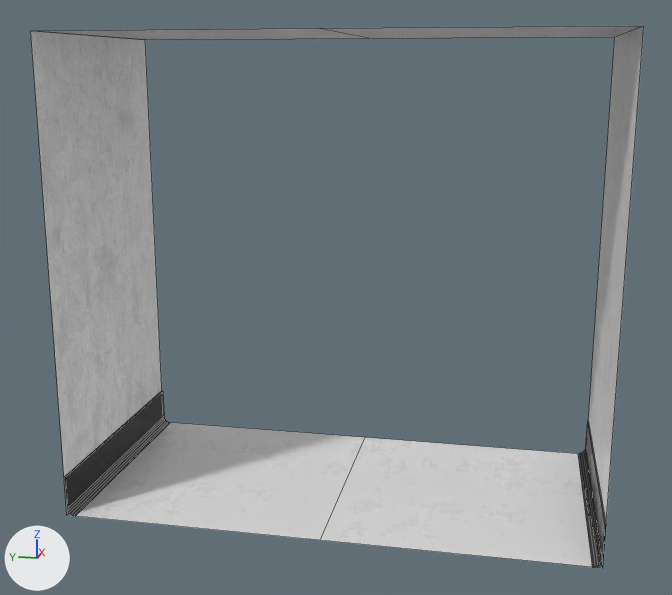
An edit to the Blender file Assets/Models/Modular Metric/Blender/Walls Template.blend, drawn before and after from the same camera.
One viewpoint serves both versions: a 50 mm camera at (-15.16, -8.33, 8.38) aimed at (2.35, -4.83, 4.0). The lights are fixed; the arrows at lower left show +X, +Y and +Z. Mesh edges are drawn as thin lines.

Objects in the first picture: 'Ceiling 5x5.001', 'Ceiling 5x5.002', 'Floor 5x5.001', 'Floor 5x5.002', 'Wall 5x9.001', 'Wall 5x9.002'.
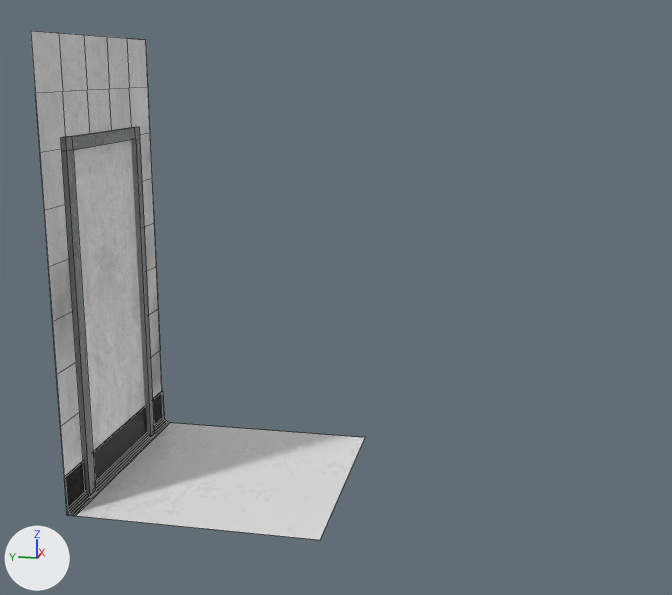
What differs and where, as boxes (x1, y1, x2, y2) in the pictures (672 x 595 px):
'Wall 5x9.001', reshaped: before (31, 31, 170, 516); after (31, 31, 170, 515)
'Floor 5x5.002', deleted: before (320, 437, 603, 568)
'Doorframe3x7.002', added: after (31, 31, 169, 516)
'Wall 5x9.002', deleted: before (578, 26, 644, 567)
'Ceiling 5x5.002', deleted: before (322, 26, 642, 38)
'Ceiling 5x5.001', moved: before (38, 29, 365, 40); after (69, 506, 88, 516)
part 1 of me_plane_008, built on: before (31, 31, 162, 515); after (31, 31, 162, 514)

The edits, one by one:
me_plane_008 is used by ob_wall_5x9_001; location (0.0, 0.0, 0.0).
Verts and faces of me_plane_008; kept vertices keep their numbers, new ones are numbered from 20.
Before the commit, vertices of me_plane_008: 0 (0.0, 0.0, 0.0) at pixel (66, 515), 1 (5.0, 0.0, 0.0), 2 (0.0, 0.0, 9.0) at pixel (30, 30), 3 (5.0, 0.0, 9.0) at pixel (145, 39).
me_plane_008 had 20 vertices, 8 faces and spanned x 0.0..5.0, y -0.18..0.0, z 0.0..9.0.
me_plane_008 now has 22 vertices, 9 faces and spans x 0.0..5.0, y -0.18..0.0, z 0.0..9.0.
Part 1, on me_plane_008:
Faces deleted: (0, 1, 3, 2).
New vertex 20 is at (0.0, 0.0, 0.8), pixel (64, 477).
New vertex 21 is at (5.0, 0.0, 0.8), pixel (161, 390).
New faces: (2, 20, 21, 3), (0, 1, 21, 20).
Mesh me_plane_010 is new.
It has 106 vertices, 79 faces and spans x 0.0..5.0, y -0.18..0.1, z 0.0..9.0.
It uses material mat_wall.
Object 'Ceiling 5x5.001' (ob_ceiling_5x5_001) moves from (0.0, 0.0, 9.0) to (0.0, 0.0, 0.0).
Object 'Floor 5x5.002' (ob_floor_5x5_002) is deleted.
Object 'Ceiling 5x5.002' (ob_ceiling_5x5_002) is deleted.
Object 'Wall 5x9.002' (ob_wall_5x9_002) is deleted.
Object 'Doorframe3x7.002' (ob_doorframe3x7_002) is new; it shows me_plane_010.
Its location is (0.0, 0.0, 0.0).
